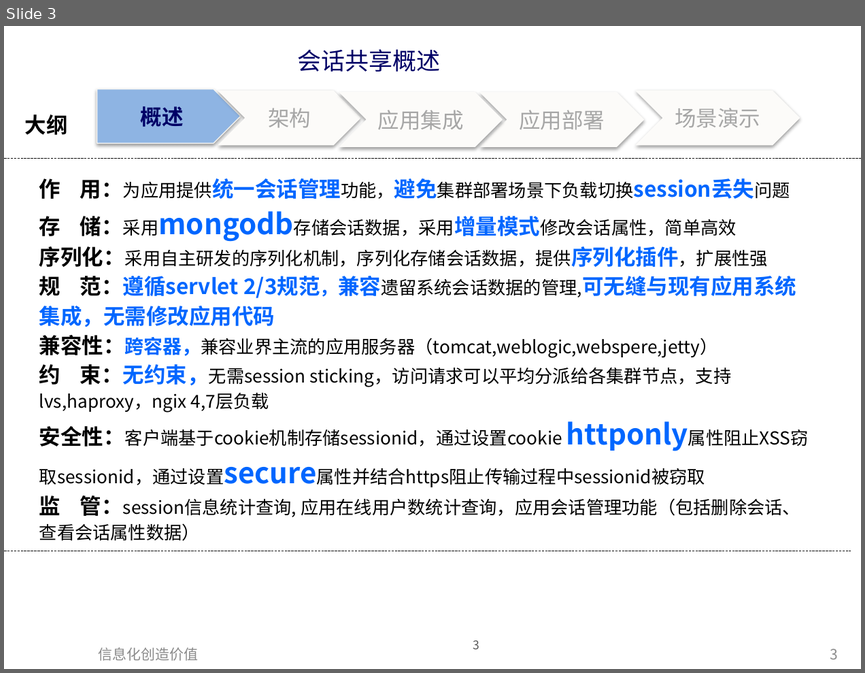
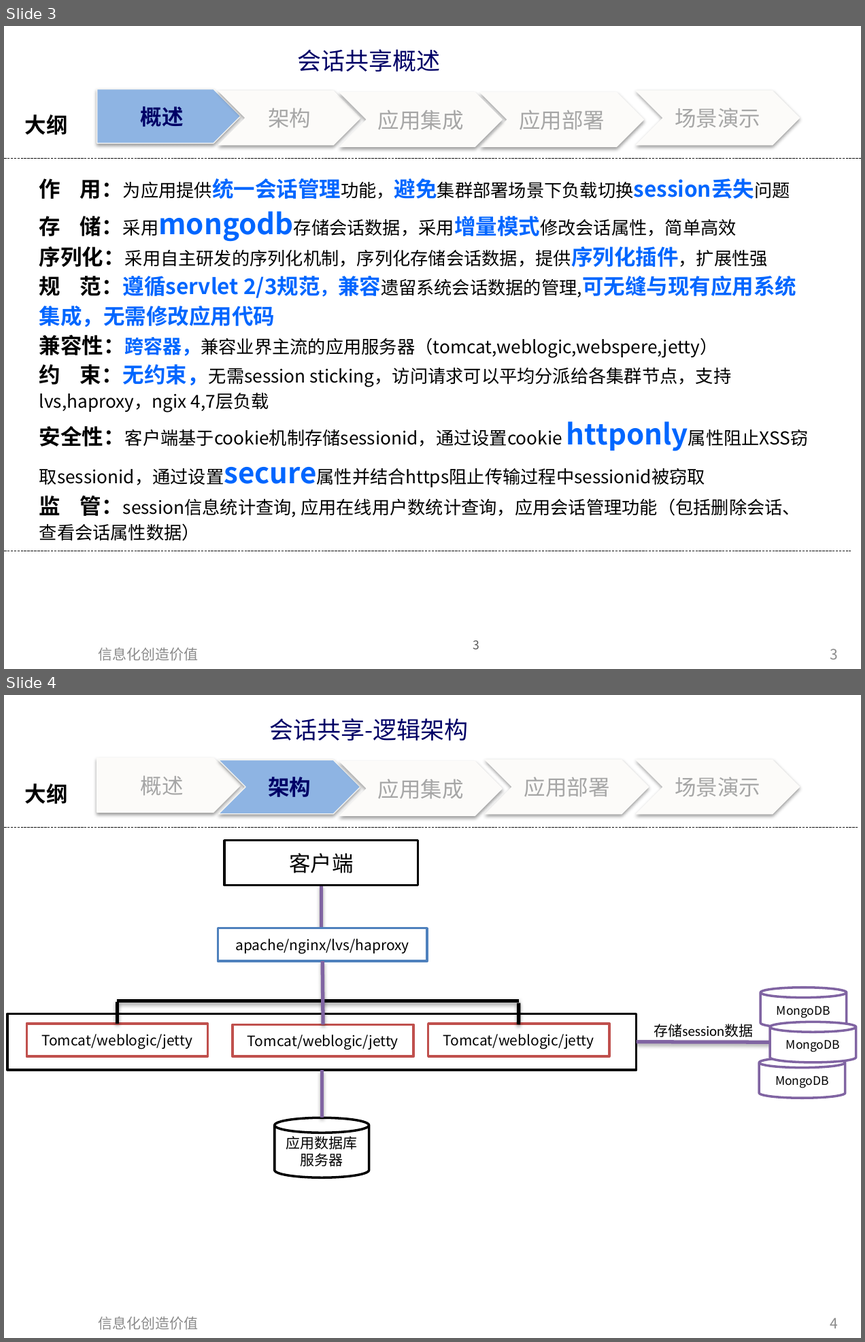
Before and after one commit to bbossgroups/bboss-document, a slide deck: 文档/bboss会话共享介绍.pptx. Shown one above the other, each under a label of ours: slide 3 before the commit, slides 3 and 4 after it. The pictures are 865x673 and 865x1342 pixels, drawn with LibreOffice and Linux fonts; fonts in the diff are those of the drawing. Boxes give left, top, right and bottom in pixels: in the first picture for what was removed or moved away, otherwise in the second. Text is boxed around its words. In the diff, an @@ line names an element or a change of style, - is before the commit and + after.

```diff
--- a/文档/bboss会话共享介绍.pptx
+++ b/文档/bboss会话共享介绍.pptx
@@ slide 4 added at bbox=[4, 695, 861, 1338], background #FFFFFF @@
@@ title added at bbox=[269, 718, 468, 741], 20 pt, text #000066 @@
+会话共享-逻辑架构
@@ pentagon arrow added at bbox=[97, 758, 241, 813], fill #FCFBF9, outline #FCFBF9 0.75 pt, 18 pt, text #A6A6A6 @@
+概述
@@ chevron added at bbox=[218, 760, 360, 814], fill #8EB4E3, outline #F8F7F3 0.75 pt, 18 pt, text #000066, bold @@
+架构
@@ chevron added at bbox=[340, 762, 502, 816], fill #FCFBF9, outline #FCFBF9 0.75 pt, 18 pt, text #A6A6A6 @@
+应用集成
@@ chevron added at bbox=[485, 760, 649, 814], fill #FCFBF9, outline #FCFBF9 0.75 pt, 18 pt, text #A6A6A6 @@
+应用部署
@@ chevron added at bbox=[636, 760, 799, 814], fill #FCFBF9, outline #FCFBF9 0.75 pt, 18 pt, text #A6A6A6 @@
+场景演示
@@ text added at bbox=[25, 783, 68, 804], 18 pt, text #000000, bold @@
+大纲
@@ line added from (4, 828) to (857, 828), #000000 0.25 pt dashed @@
@@ rectangle added at bbox=[224, 841, 418, 885], fill #FFFFFF, outline #000000 2 pt, 18 pt, text #000000 @@
+客户端
@@ line added from (321, 928) to (321, 885), #8064A2 3 pt @@
@@ rectangle added at bbox=[218, 928, 426, 961], fill #FFFFFF, outline #4F81BD 2 pt, 12 pt, text #000000 @@
+apache/nginx/lvs/haproxy
@@ line added from (323, 1024) to (323, 961), #8064A2 3 pt @@
@@ cylinder added at bbox=[761, 987, 847, 1028], fill #FFFFFF, outline #8064A2 2 pt, 10 pt, text #000000 @@
+MongoDB
@@ rectangle added at bbox=[7, 1014, 636, 1070], fill #FFFFFF, outline #000000 2 pt @@
@@ line added from (519, 1001) to (117, 1001), #000000 3 pt @@
@@ line added from (117, 1023) to (117, 1002), #000000 3 pt @@
@@ line added from (518, 1024) to (519, 1002), #000000 3 pt @@
@@ rectangle added at bbox=[26, 1023, 207, 1055], fill #FFFFFF, outline #C0504D 2 pt, 12 pt, text #000000 @@
+Tomcat/weblogic/jetty
@@ rectangle added at bbox=[232, 1024, 413, 1055], fill #FFFFFF, outline #C0504D 2 pt, 12 pt, text #000000 @@
+Tomcat/weblogic/jetty
@@ rectangle added at bbox=[428, 1023, 609, 1055], fill #FFFFFF, outline #C0504D 2 pt, 12 pt, text #000000 @@
+Tomcat/weblogic/jetty
@@ text added at bbox=[653, 1023, 753, 1037], 12 pt, text #000000 @@
+存储session数据
@@ cylinder added at bbox=[770, 1021, 855, 1062], fill #FFFFFF, outline #8064A2 2 pt, 10 pt, text #000000 @@
+MongoDB
@@ line added from (770, 1042) to (636, 1042), #8064A2 3 pt @@
@@ cylinder added at bbox=[759, 1057, 844, 1098], fill #FFFFFF, outline #8064A2 2 pt, 10 pt, text #000000 @@
+MongoDB
@@ line added from (322, 1117) to (322, 1070), #8064A2 3 pt @@
@@ cylinder added at bbox=[275, 1117, 369, 1177], fill #FFFFFF, outline #000000 2 pt, 12 pt, text #000000 @@
+应用数据库服务器
@@ text added at bbox=[99, 1316, 198, 1329], 12 pt, text #8C8C8C @@
+信息化创造价值
@@ page number added at bbox=[830, 1317, 838, 1328], 12 pt, text #8C8C8C @@
+4
```
Also in this commit, not shown: 1 other file.
